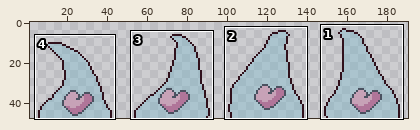
Edited in one commit: sprite sheet (Cosmo-Truckers/Assets/Checked Out/Cole/Art/MG_Art/1. D1_MG/3. MiniBoss/DemHand/0. BlackOut/MG_D1DEM_SpiritTentacle.png). Above: a wide view before the commit, with the close-up outlined.
Close-up. The starting point:
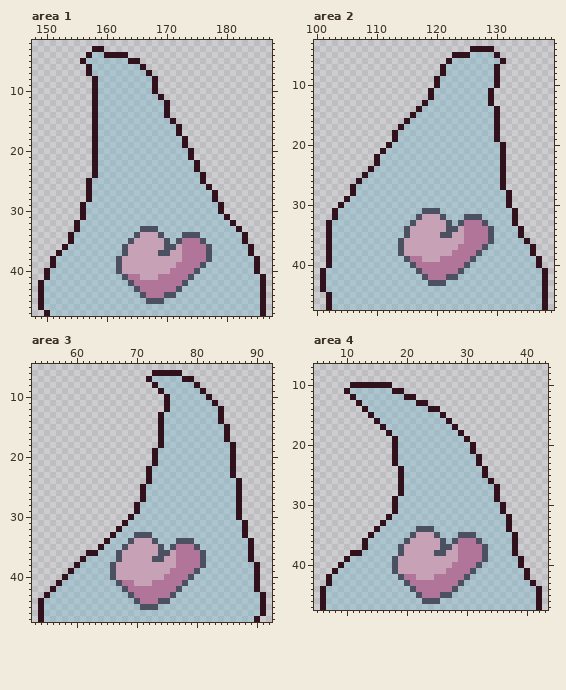
The file is 192x48 pixels. Shown: area 1: x 148..187, y 2..47; area 2: x 100..139, y 3..47; area 3: x 53..92, y 5..47; area 4: x 5..43, y 7..47. The wide view leaves out empty margins.
Now the later version:
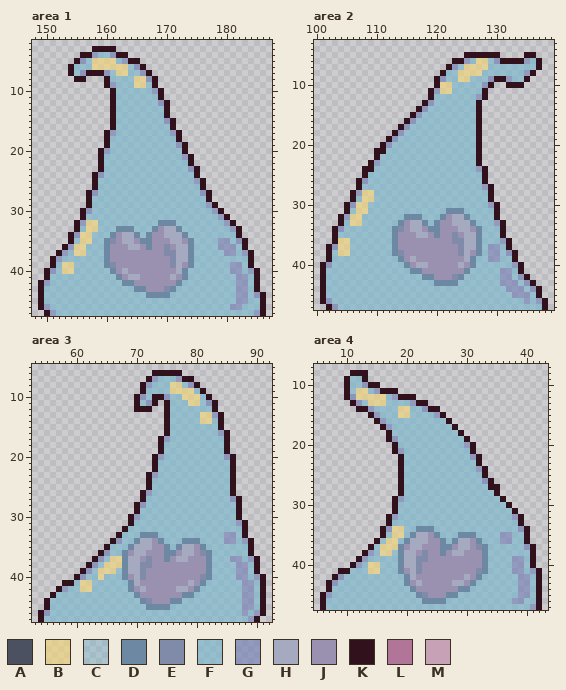
Palette (. is transparent): A #4b5160  B #f0d375a6  C #76b7cb63  D #6c88a3  E #7f8ba8  F #78b6cca6  G #727fb5a6  H #a6aac0  J #9991af  K #30111c  L #b07599  M #c7a2b7
Difference:
Changed rows in their new state; - is an unchanged pixel.
Area 1:
first column x 150:
 3 ----------KK-------------------------
 4 ------K-GFFG-------------------------
 5 -----KGFBBBBFG-----------------------
 6 ----KFFFBBBBBBFG---------------------
 7 ----KFG-KKGFBBFFG--------------------
 8 -----KK-..KFFFFBBG-------------------
 9 --------..KGFFFBBF-------------------
10 --------...KFFFFFFGK-----------------
11 --------...KFFFFFFF------------------
12 --------...KFFFFFFFG-----------------
13 --------...KFFFFFFFF-----------------
14 --------...KFFFFFFFF-----------------
15 --------...KFFFFFFFFG----------------
16 --------...KFFFFFFFFFK.--------------
17 --------..KGFFFFFFFFFG---------------
18 --------..KFFFFFFFFFFFK.-------------
19 --------..KFFFFFFFFFFFG--------------
20 --------.KGFFFFFFFFFFFFK.------------
21 --------.KFFFFFFFFFFFFFG-------------
22 --------.KFFFFFFFFFFFFFFK.-----------
23 --------.KFFFFFFFFFFFFFFG------------
24 ---------GFFFFFFFFFFFFFFFK.----------
25 -------.KFFFFFFFFFFFFFFFFG-----------
26 -------.KFFFFFFFFFFFFFFFFFK.---------
27 --------GFFFFFFFFFFFFFFFFFGK.--------
28 --------FFFFFFFFFFFFFFFFFFFK.--------
29 ------.KFFFFFFFFFFFFFFFFFFFGK.-------
30 -------GFFFFFFFFFFFFFFFFFFFFG--------
31 -------FFFFFFFFFFFFFFFFFFFFFFG-------
32 ------GBBFFFFFFFFFFDDDFFFFFFFFG------
33 ------FBBFFFDDDFFFDJHHDFFFFFFFFG-----
34 -----GBBFFFDJHHDFDJJHHHDFFFFFFFFK.---
35 -----FBBFFDEJHHJDDJJJHHJDFFFFGGFG----
36 ----GBBFFFDJJJHHJDJJEJHHDFFFFGGGFK.--
37 ---GFBBFFFDJJJJJJJJJEEHHDFFFFFGGFG---
38 --GFFFFFFFDJJJJJJJJJJEHHDFFFFFFFFFK.-
39 --FBBFFFFFDEJJJJJJJJJEHJDFFFFFFGGFK.-
40 -GFBBFFFFFFDJHJJJJJJJJHDFFFFFFFGGFG--
41 -FFFFFFFFFFFDJHHJJJJJHJDFFFFFFFFGGFK.
42 GFFFFFFFFFFFFDDJJJJJJJDFFFFFFFFFGGFK.
43 FFFFFFFFFFFFFFFDDJJJEDFFFFFFFFFFGGFK.
44 FFFFFFFFFFFFFFFFFDDDDFFFFFFFFFFFGGFG-
45 FFFFFFFFFFFFFFFFFFFFFFFFFFFFFFFFGGFF-
46 GFFFFFFFFFFFFFFFFFFFFFFFFFFFFFFGGFFF-
47 -GFFFFFFFFFFFFFFFFFFFFFFFFFFFFFFFFFG-
Area 2:
first column x 101:
 4 -------------------------....---------
 5 ----------------------..-KKKK-----KK--
 6 ---------------------.KKGFBBFG-KKKGFK-
 7 --------------------.KGFBBBBFFFFFFFFK-
 8 ---------------------FFBBBBFFFFFFFGK--
 9 --------------------GFFBBFFFG-KGFFK---
10 --------------------BBFFFFFGK.-KKK----
11 -------------------GBBFFFFFK.---------
12 -------------------FFFFFFFGK.---------
13 ------------------GFFFFFFFK..---------
14 -----------------GFFFFFFFFK...--------
15 ----------------GFFFFFFFFFK...--------
16 ---------------GFFFFFFFFFFK...--------
17 --------------GFFFFFFFFFFFK...--------
18 -------------GFFFFFFFFFFFFK...--------
19 -----------KGFFFFFFFFFFFFFK...--------
20 ----------KGFFFFFFFFFFFFFFK....-------
21 ---------K-FFFFFFFFFFFFFFFK....-------
22 ----------FFFFFFFFFFFFFFFFK....-------
23 --------KGFFFFFFFFFFFFFFFFK....-------
24 -------K-FFFFFFFFFFFFFFFFFGK...-------
25 --------FFFFFFFFFFFFFFFFFFFK...-------
26 -------GFFFFFFFFFFFFFFFFFFFK...-------
27 -----.KFFFFFFFFFFFFFFFFFFFFGK..-------
28 ------GBBFFFFFFFFFFFFFFFFFFFK...------
29 ----.KFBBFFFFFFFFFFFFFFFFFFFK...------
30 ---.KGBBFFFFFFFFFFFFFFFFFFFFGK..------
31 --..KFBBFFFFFFFFFFFFFDDDFFFFFK...-----
32 --.KGBBFFFFFFFDDDFFFDJHHDFFFFK...-----
33 -..KFBBFFFFFFDJHHDFDJJHHHDFFFGK..-----
34 -.KGFFFFFFFFDEJHHJDDJJJHHJDFFFK...----
35 -.KFFFFFFFFFDJJJHHJDJJEJHHDFFFK...----
36 -.KBBFFFFFFFDJJJJJJJJJEEHHDFFFGK...---
37 --GBBFFFFFFFDJJJJJJJJJJEHHDFGGFK....--
38 --FBBFFFFFFFDEJJJJJJJJJEHJDFGGFGK...--
39 --FFFFFFFFFFFDJHJJJJJJJJHDFFGGFFK....-
40 KGFFFFFFFFFFFFDJHHJJJJJHJDFFFFFFGK...-
41 -FFFFFFFFFFFFFFDDJJJJJJJDFFFFFGGFK....
42 -FFFFFFFFFFFFFFFFDDJJJEDFFFFFFGGFGK...
43 -FFFFFFFFFFFFFFFFFFDDDDFFFFFFFGGGFGK..
44 -FFFFFFFFFFFFFFFFFFFFFFFFFFFFFFGGGFGK.
45 KFFFFFFFFFFFFFFFFFFFFFFFFFFFFFFFGGGFK.
46 KGFFFFFFFFFFFFFFFFFFFFFFFFFFFFFFFFGFG-
47 --GFFFFFFFFFFFFFFFFFFFFFFFFFFFFFFFFFF-
Area 3:
first column x 54:
 7 -------------------GFFFG--------------
 8 -----------------KGFFFBBFG------------
 9 -----------------KFFFFBBBBF-----------
10 ----------------KGFKKGFFBBBF----------
11 ----------------KFGK--FFFBBFG---------
12 ----------------KKK---FFFFFFFK.-------
13 --------------------.KFFFFFBBG--------
14 --------------------.KFFFFFBBF--------
15 --------------------.KFFFFFFFFK.------
16 --------------------.KFFFFFFFFG-------
17 ---------------------GFFFFFFFFF-------
18 ---------------------FFFFFFFFFFK.-----
19 -------------------.KFFFFFFFFFFK.-----
20 --------------------GFFFFFFFFFFG------
21 --------------------FFFFFFFFFFFF------
22 ------------------.KFFFFFFFFFFFF------
23 -------------------GFFFFFFFFFFFF------
24 -------------------FFFFFFFFFFFFFK.----
25 -----------------.KFFFFFFFFFFFFFK.----
26 ------------------GFFFFFFFFFFFFFK.----
27 ------------------FFFFFFFFFFFFFFG-----
28 -----------------GFFFFFFFFFFFFFFF-----
29 -----------------FFFFFFFFFFFFFFFF-----
30 ----------------GFFFFFFFFFFFFFFFF-----
31 --------------.KFFFFFFFFFFFFFFFFFG----
32 -------------.KFFFFFFFFFFFFFFFFFFF----
33 ------------.KFFFDDDFFFFFFFFFFFGGF----
34 -----------.KGFFDHHJDFFFDDDFFFFGGFG---
35 ----------.KFFFDHHHJJDFDHHJDFFFFFFF---
36 --------..KGFFDJHHJJJDDJHHJEDFFFFFF---
37 -------..KGFBBDHHJEJJDJHHJJJDFFFGGFGK-
38 ------..KGFBBBDHHEEJJJJJJJJJDFFFFGGF--
39 -----..KGFBBBFDHHEJJJJJJJJJJDFFFFGGF--
40 ----..KGFFBFFFDJHEJJJJJJJJJEDFFFFGGFGK
41 ---.KKFBBFFFFFFDHJJJJJJJJHJDFFFFFFGGFK
42 --.KGFFBBFFFFFFDJHJJJJJHHJDFFFFFFFGGFK
43 -.KFFFFFFFFFFFFFDJJJJJJJDDFFFFFFFFGGF-
44 .KFFFFFFFFFFFFFFFDEJJJDDFFFFFFFFFFGGF-
45 .KFFFFFFFFFFFFFFFFDDDDFFFFFFFFFFFFGGF-
46 -GFFFFFFFFFFFFFFFFFFFFFFFFFFFFFFFFGFG-
47 -FFFFFFFFFFFFFFFFFFFFFFFFFFFFFFFFFFG--
Area 4:
first column x 6:
 8 -----KKK-----------------------------
 9 ----KFFK-----------------------------
10 ----KFFG--..-------------------------
11 -----FBBFGKK-.-----------------------
12 ----KGBBBBBFGK-----------------------
13 -----KGFBBBFFFFG---------------------
14 ------K-GFFFFBBFFG-------------------
15 ---------GFFFBBFFFFG-----------------
16 ----------GFFFFFFFFFF----------------
17 -----------GFFFFFFFFFF---------------
18 ------------FFFFFFFFFFF--------------
19 -----------KGFFFFFFFFFFF-------------
20 -------------FFFFFFFFFFFG------------
21 -------------GFFFFFFFFFFF------------
22 ------------.KFFFFFFFFFFFG-----------
23 ------------.KFFFFFFFFFFFF-----------
24 --------------FFFFFFFFFFFFG----------
25 --------------FFFFFFFFFFFFF----------
26 --------------FFFFFFFFFFFFFG---------
27 --------------FFFFFFFFFFFFFFK--------
28 --------------FFFFFFFFFFFFFFF--------
29 -------------GFFFFFFFFFFFFFFFFK------
30 -------------FFFFFFFFFFFFFFFFFFK-----
31 -------------FFFFFFFFFFFFFFFFFFFK----
32 ------------GFFFFFFFFFFFFFFFFFFFGK---
33 ----------.KFFFFFFFFFFFFFFFFFFFFFK---
34 ---------.KGBBFFDDDFFFFFFFFFFFFFFGK--
35 --------..KFBBFDHHJDFFFDDDFFFFGGFFK--
36 -------..KFBBFDHHHJJDFDHHJDFFFGGFFK--
37 -------.KFBBBDJHHJJJDDJHHJEDFFFFFFGK-
38 -----..KGFBBFDHHJEJJDJHHJJJDFFFFFFFK-
39 ----..KGFFFFFDHHEEJJJJJJJJJDFFFFGGFK-
40 ---..KGFBBFFFDHHEJJJJJJJJJJDFFFFGGFK-
41 --.KKFFFBBFFFDJHEJJJJJJJJJEDFFFFGGFGK
42 -.KGFFFFFFFFFFDHJJJJJJJJHJDFFFFFFGGFK
43 --GFFFFFFFFFFFDJHJJJJJHHJDFFFFFFFGGFK
44 .KFFFFFFFFFFFFFDJJJJJJJDDFFFFFFFFGGF-
45 -GFFFFFFFFFFFFFFDEJJJDDFFFFFFFFFFGGF-
46 -FFFFFFFFFFFFFFFFDDDDFFFFFFFFFFFGGFF-
47 -FFFFFFFFFFFFFFFFFFFFFFFFFFFFFFFFFFG-
Where, in picture pixels (left, top, right, bottom), the same in both close-ups:
changed: (44, 46, 266, 316)
changed: (320, 46, 548, 310)
changed: (38, 376, 266, 622)
changed: (320, 370, 542, 610)
